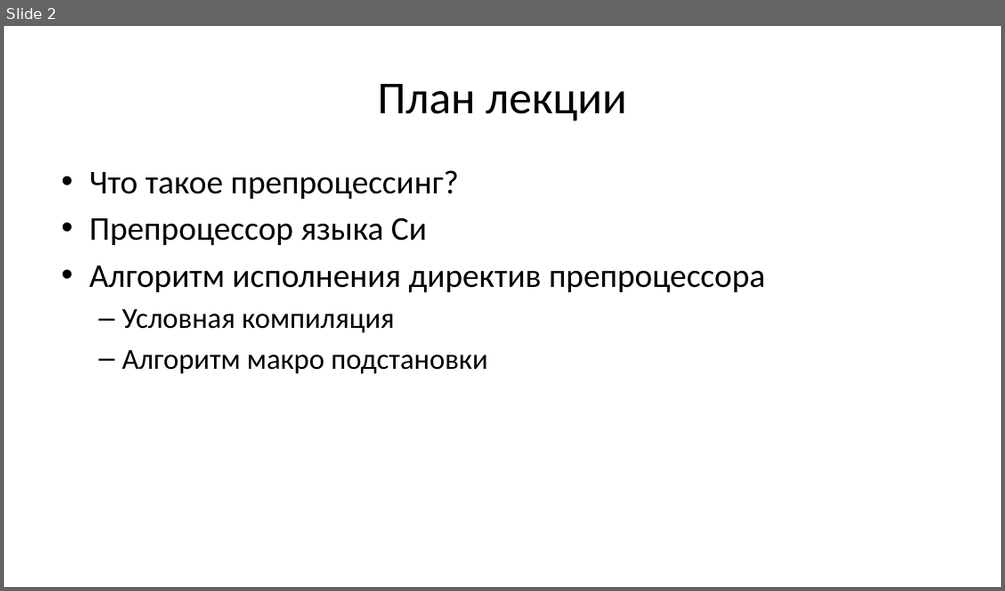
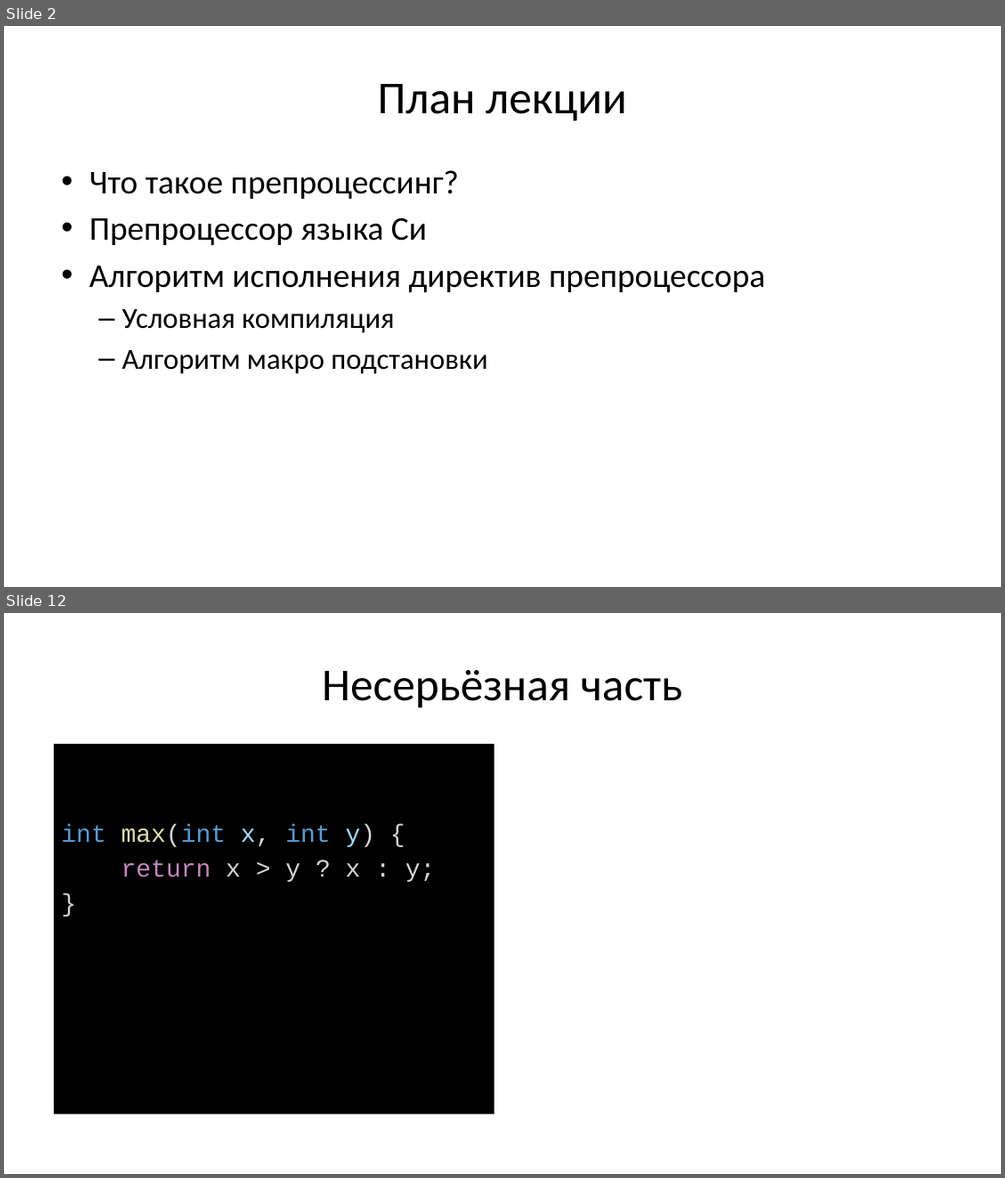
Before and after one commit to Evgueni-Petrov-aka-espetrov/Algorithms-and-Programming-in-C-pptx, a slide deck: 25 Препроцессор языка Си.pptx. Shown one above the other, each under a label of ours: slide 2 before the commit, slides 2 and 12 after it; the slides between them are not shown. The pictures are 1005x591 and 1005x1178 pixels, drawn with LibreOffice and Linux fonts; fonts in the diff are those of the drawing. Boxes give left, top, right and bottom in pixels: in the first picture for what was removed or moved away, otherwise in the second. Text is boxed around its words. In the diff, an @@ line names an element or a change of style, - is before the commit and + after.

```diff
--- a/25 Препроцессор языка Си.pptx
+++ b/25 Препроцессор языка Си.pptx
@@ slide 12 added at (4, 613, 1001, 1174), background #FFFFFF @@
@@ title added at (322, 670, 682, 708), 44 pt, text #000000 @@
+Несерьёзная часть
@@ rectangle added at (502, 711, 986, 1135), fill #FFFFFF @@
@@ text added at (54, 744, 494, 1114), fill #000000, 24 pt, text #D4D4D4 @@
+int max(int x, int y) {
+return x > y ? x : y;
+}
```
Also in this commit, not shown: 12 other slides added.
